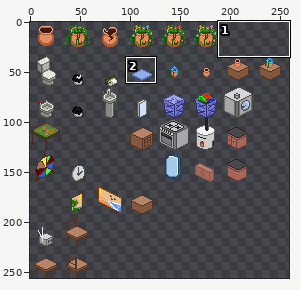
Sprite sheet, stored at tgp/Resources/Objetos/TileSetObjects1tile.png. The first picture is a wide view before the edit; the outline marks the close-up.
Close-up. Before the edit:
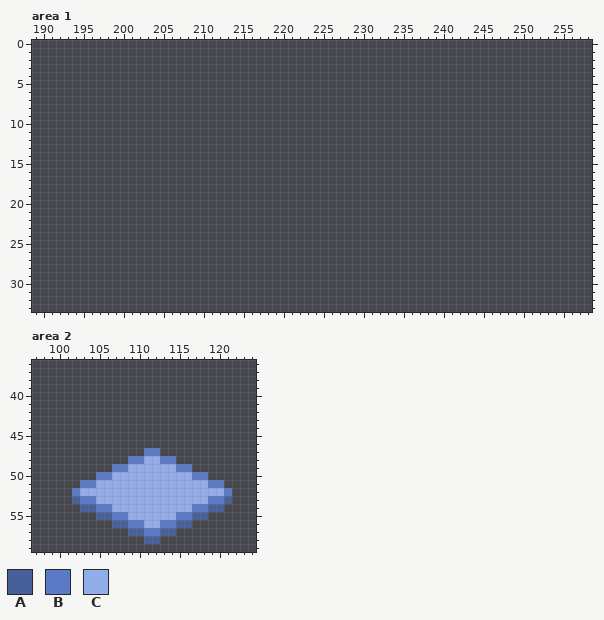
The file is 512x256 pixels. Colours within 5 levels of each other are drawn and written as one. Shown: area 1: x 189..258, y 0..33; area 2: x 97..124, y 36..59. The old version is drawn lined up with the new one. The wide view leaves out empty margins.
Palette (. is transparent): A #476099  B #5a7ac5  C #92ade9
Pixels before, area 2, first column x 102:
47 .........BB.........
48 .......BBCCBB.......
49 .....BBCCCCCCBB.....
50 ...BBCCCCCCCCCCBB...
51 .BBCCCCCCCCCCCCCCBB.
52 BCCCCCCCCCCCCCCCCCCB
53 ABBCCCCCCCCCCCCCCBBA
54 .AABBCCCCCCCCCCBBAA.
55 ...AABBCCCCCCBBAA...
56 .....AABBCCBBAA.....
57 .......AABBAA.......
58 .........AA.........
New version:
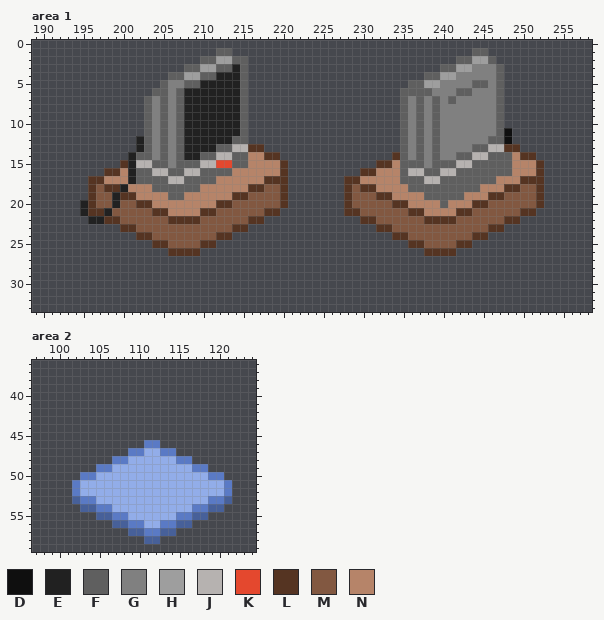
Colours new in this view: D #0f0f0f  E #212121  F #5f5f5f  G #808080  H #9e9e9e  J #b6b2b0  K #e4482e  L #553422  M #825841  N #b68469
Difference:
drawings rearranged on the sheet (the old picture shows each at its new place; 2 dropped ones are not shown)
Area 1:
y 1: x 212..213 .. -> FF; x 244..245 .. -> FF
y 2: x 210..215 ...... -> FFHHFF; x 242..246 ..... -> FFHHF
y 3: x 208..215 ........ -> FFHHFFEF; x 240..247 ........ -> FFHHGGGF
y 4: x 206..215 .......... -> FFHHFFEEEF; x 238..247 .......... -> FFHHGGGGGF
y 5: x 205..215 ........... -> FGGFFEEEEEF; x 236..247 ............ -> FFHHGGGGFFGF
y 6: x 204..215 ............ -> FFGFEEEEEEEF; x 235..247 ............. -> FFFFGGGFFGGGF
y 7: x 203..215 ............. -> FGFGFEEEEEEEF; x 235..247 ............. -> FGFGFGFGGGGGF
y 8..10: x 203..215 ............. -> FGFGFEEEEEEEF; x 235..247 ............. -> FGFGFGGGGGGGF
y 11: x 203..215 ............. -> FGFGFEEEEEEEF; x 235..248 .............. -> FGFGFGGGGGGGFD
y 12: x 202..215 .............. -> EFGFGFEEEEEEFF; x 235..248 .............. -> FGFGFGGGGGGFFD
y 13: x 202..217 ................ -> EFGFGFEEEEFFJJLL; x 235..249 ............... -> FGFGFGGGGFFJJLL
y 14: x 201..219 ................... -> EFFGFGFEEFFJJFFNNLL; x 234..251 .................. -> LFGFGFGGFFJJFFFNLL
y 15: x 200..220 ..................... -> LEJJFFGFFFJJKKFFNNNNL; x 232..252 ..................... -> LLNFFFGFFFJJFFFFFNNNL
y 16: x 198..220 ....................... -> LLNEFFJJFFJJFFFFNNNNNNL; x 230..252 ....................... -> LLNNNFJJFFJJFFFFFFFNNNL
y 17: x 196..220 ......................... -> LLNNNEFFFFJJFFFFNNNNNNLLL; x 228..252 ......................... -> LLNNNNNFFFJJFFFFFFFNNNLLL
y 18: x 196..220 ......................... -> LMLLENNNFFFFFFNNNNNNLLMML; x 228..252 ......................... -> LMLLNNNNFFFFFFFFFNNNLLMML
y 19: x 196..220 ......................... -> LMMELLNNNNFFNNNNNNLLMMMML; x 228..252 ......................... -> LMMMLLNNNNFFFFFNNNLLMMMML
y 20: x 195..220 .......................... -> ELMMEMMLLNNNNNNNNLLMMMMMML; x 228..252 ......................... -> LMMMMMLLNNNNFNNNLLMMMMMML
y 21: x 195..219 ......................... -> ELLEMMMMMLLNNNNLLMMMMMMLL; x 228..251 ........................ -> LLMMMMMMLLNNNNLLMMMMMMLL
y 22: x 196..217 ...................... -> EELLMMMMMMLLLLMMMMMMLL; x 230..249 .................... -> LLMMMMMMLLLLMMMMMMLL
y 23: x 200..215 ................ -> LLMMMMMMMMMMMMLL; x 232..247 ................ -> LLMMMMMMMMMMMMLL
y 24: x 202..213 ............ -> LLMMMMMMMMLL; x 234..245 ............ -> LLMMMMMMMMLL
y 25: x 204..211 ........ -> LLMMMMLL; x 236..243 ........ -> LLMMMMLL
y 26: x 206..209 .... -> LLLL; x 238..241 .... -> LLLL
Area 2:
y 46: x 111..112 .. -> BB
y 47: x 109..114 ..BB.. -> BBCCBB
y 48: x 107..110 ..BB -> BBCC; x 113..116 BB.. -> CCBB
y 49: x 105..108 ..BB -> BBCC; x 115..118 BB.. -> CCBB
y 50: x 103..106 ..BB -> BBCC; x 117..120 BB.. -> CCBB
y 51: x 102..104 .BB -> BCC; x 119..121 BB. -> CCB
Boxes around the changes in both close-ups, in picture pixels (x1, y1, x2, y2):
added: (80, 48, 288, 256)
added: (344, 48, 544, 256)
changed: (72, 440, 232, 488)
